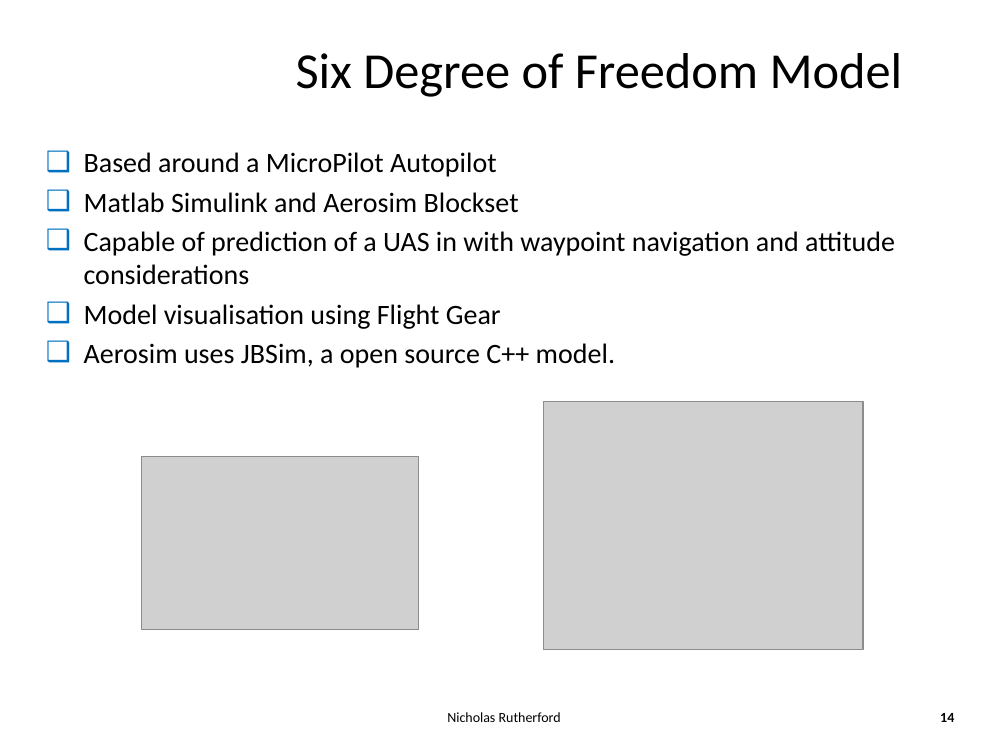
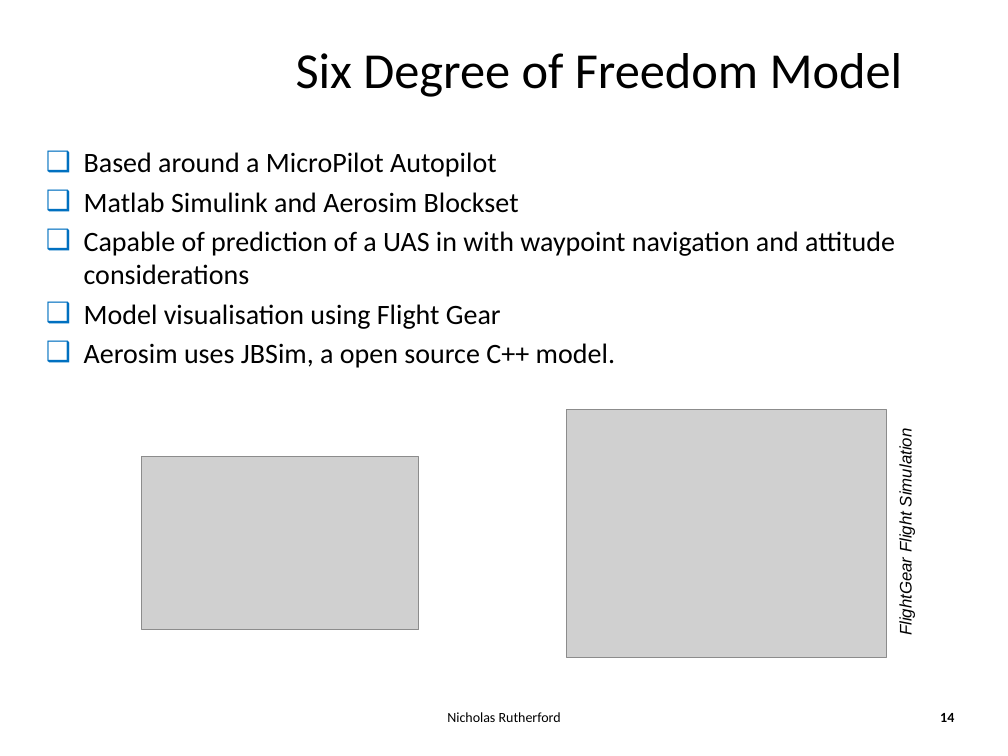
Before and after one commit to ArnCarveris/qut-pfms, a slide deck: slide 14 of docproject/PFMS Smartskies Presentation Semester 1.pptx. Drawn at 1008x756 pixels with LibreOffice and Linux fonts; fonts in the diff are those of the drawing; grey boxes stand for pictures; background and template pictures are left out. Boxes give left, top, right and bottom in pixels: in the first picture for what was removed or moved away, otherwise in the second. Text is boxed around its words. In the diff, an @@ line names an element or a change of style, - is before the commit and + after.

```diff
--- a/docproject/PFMS Smartskies Presentation Semester 1.pptx
+++ b/docproject/PFMS Smartskies Presentation Semester 1.pptx
@@ picture: place and size @@
-picture at [543,401,863,649]
+picture at [568,409,887,657]
@@ text added at [896,436,915,633], 12 pt, text #000000, italic @@
+FlightGear Flight Simulation
```
Also in this commit, not shown: 10 other slides changed, 3 slides added, 2 slides removed.
